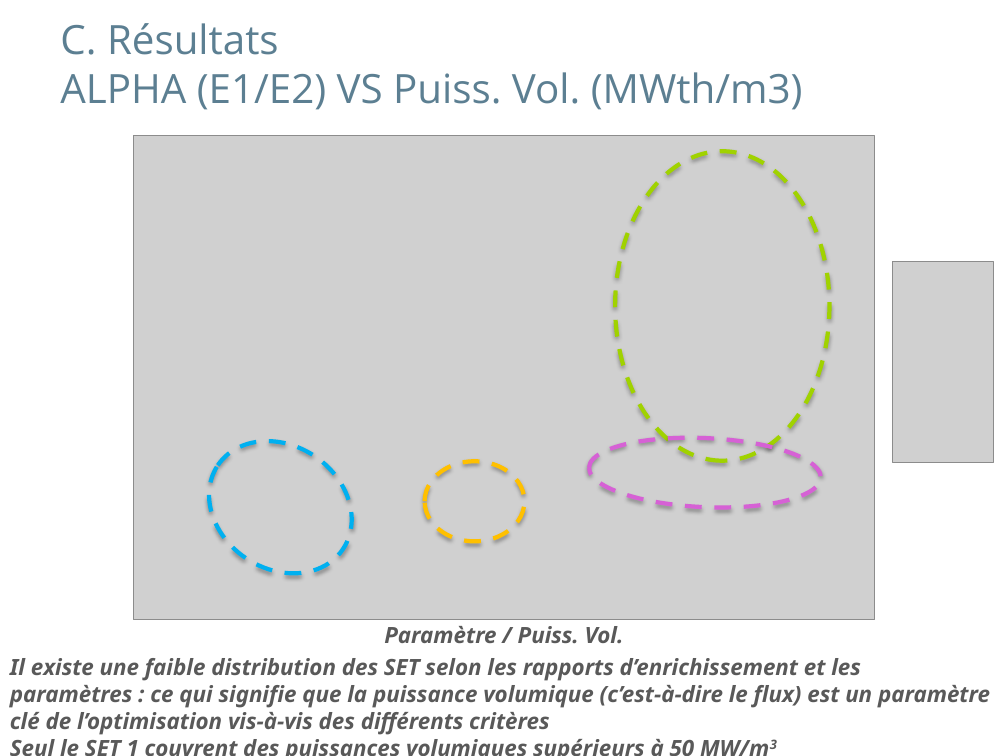
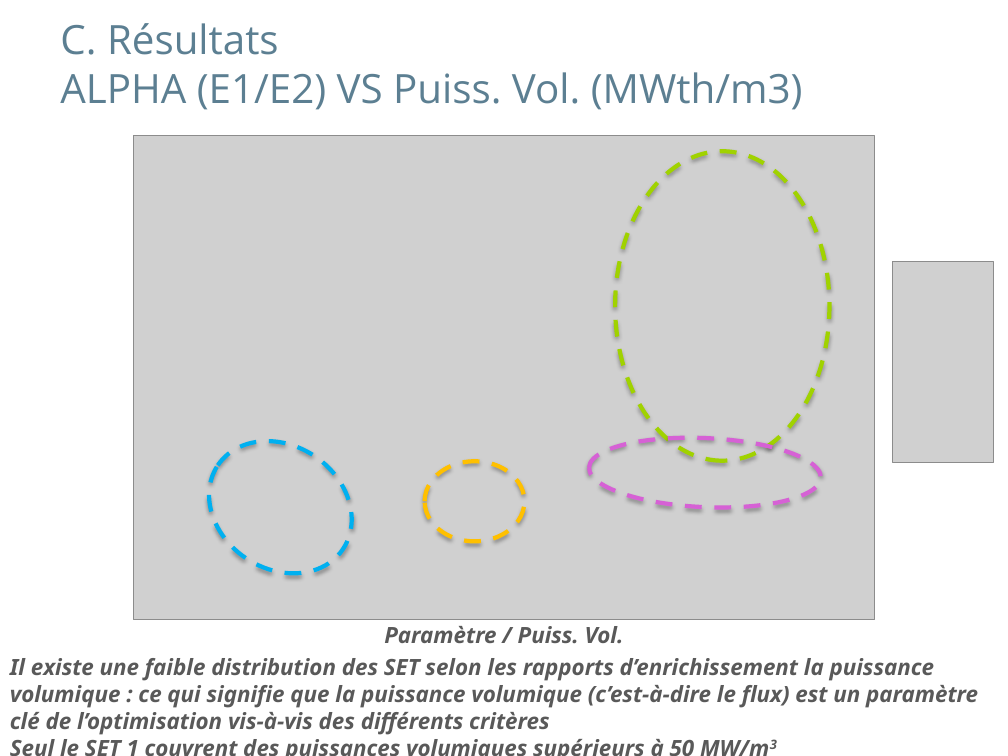
Before and after one commit to phjacquet/physor-smr-p02, a slide deck: slide 35 of PHR-P02-L1_OptimisationResults_BATCH1.pptx. Drawn at 1008x756 pixels with LibreOffice and Linux fonts; fonts in the diff are those of the drawing; grey boxes stand for pictures; background and template pictures are left out. Boxes give left, top, right and bottom in pixels: in the first picture for what was removed or moved away, otherwise in the second. Text is boxed around its words. In the diff, an @@ line names an element or a change of style, - is before the commit and + after.

```diff
--- a/PHR-P02-L1_OptimisationResults_BATCH1.pptx
+++ b/PHR-P02-L1_OptimisationResults_BATCH1.pptx
@@ text at (10, 658, 978, 734): text changed @@
-Il existe une faible distribution des SET selon les rapports d’enrichissement et les paramètres : ce qui signifie que la puissance volumique (c’est-à-dire le flux) est un paramètre clé de l’optimisation vis-à-vis des différents critères
+Il existe une faible distribution des SET selon les rapports d’enrichissement la puissance volumique : ce qui signifie que la puissance volumique (c’est-à-dire le flux) est un paramètre clé de l’optimisation vis-à-vis des différents critères
```
Also in this commit, not shown: 4 other slides changed, 1 other file.
